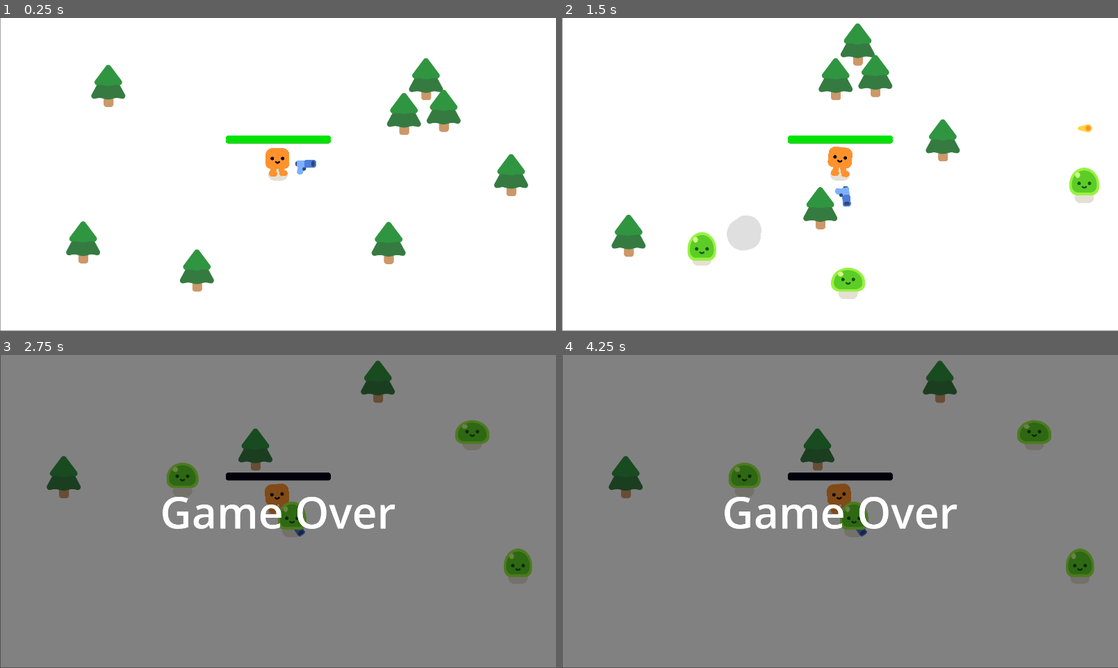
Above: before the commit, frames 1-4 (two rows, left to right).
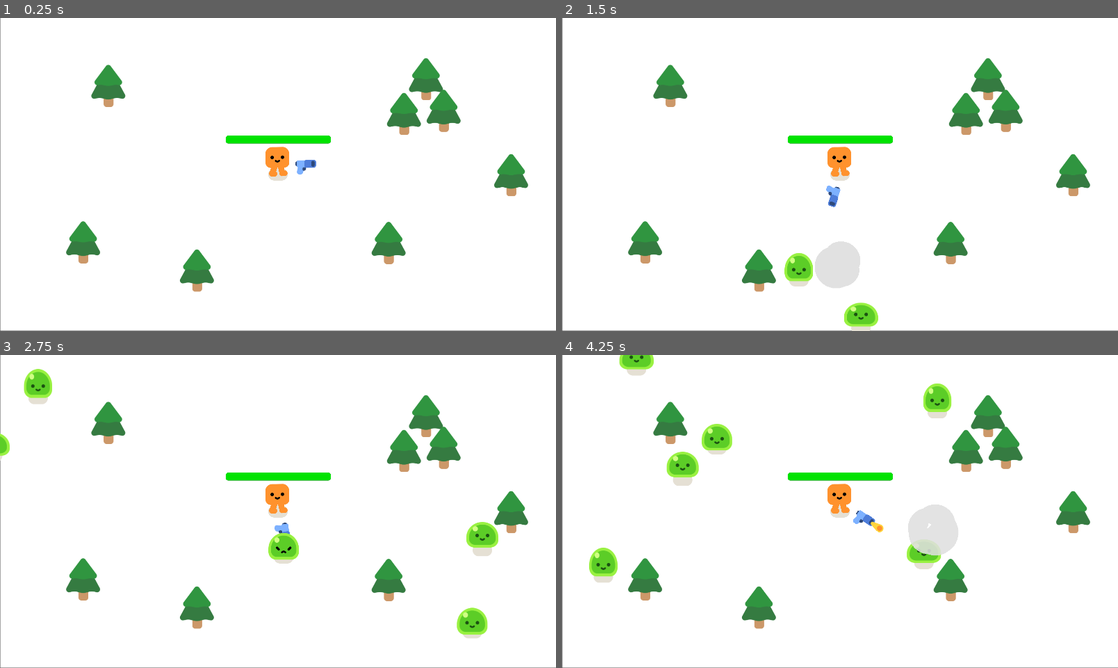
Above: after the commit, the same moments.

Repository: keliang5/FInal-Project
Game: Godot game, scene res://survivors_games.tscn
Two runs of this game, one before a commit and one after it. Both use one fixed random seed, a clock stepped at 60 frames per second and the inputs below.
Inputs:
- Up to frame 1 (0.25 s): no input
- Up to frame 2 (1.5 s): hold D (move_right) 0.53-1.28 s; hold S (move_down) from 1.28 s (still down)
- Up to frame 3 (2.75 s): release S (move_down) at 2.03 s; hold D (move_right) from 2.03 s (still down)
- Up to frame 4 (4.25 s): release D (move_right) at 2.78 s; hold W (move_up) 2.78-3.53 s; hold A (move_left) from 3.53 s (still down)

The runs differ from the first frame. In frame 1, less than 0.1% of the frame differs, in the area x 47-52%, y 41-49%; in frame 2, 10%; in frame 3, 99%; in frame 4, 99%, in the area x 0-100%, y 0-100%.

Commit message:
Asprite New model
I couldn't add my asprite character to replace my normal character

Diff:
--- a/player.tscn
+++ b/player.tscn
@@ -24,7 +24,7 @@
 corner_radius_bottom_right = 8
 corner_radius_bottom_left = 8
 
-[node name="Player" type="CharacterBody2D"]
+[node name="Player" type="AnimatedSprite2D"]
 script = ExtResource("1_hm35h")
 
 [node name="HappyBoo" parent="." instance=ExtResource("1_muo7b")]
--- a/survivors_games.tscn
+++ b/survivors_games.tscn
@@ -33,7 +33,7 @@
 [node name="PathFollow2D" type="PathFollow2D" parent="Player/Path2D"]
 unique_name_in_owner = true
 position = Vector2(-128.677, -197.256)
-rotation = -0.00530047
+rotation = -0.00530045
 scale = Vector2(0.997496, 0.952926)
 
 [node name="PineTree" parent="." instance=ExtResource("2_dm7w5")]
Binary file added: PenguinRightSide-Sheet.aseprite
Binary file added: PenguinRightSide-Sheet.png
Not shown, added: PenguinRightSide-Sheet.png.import
